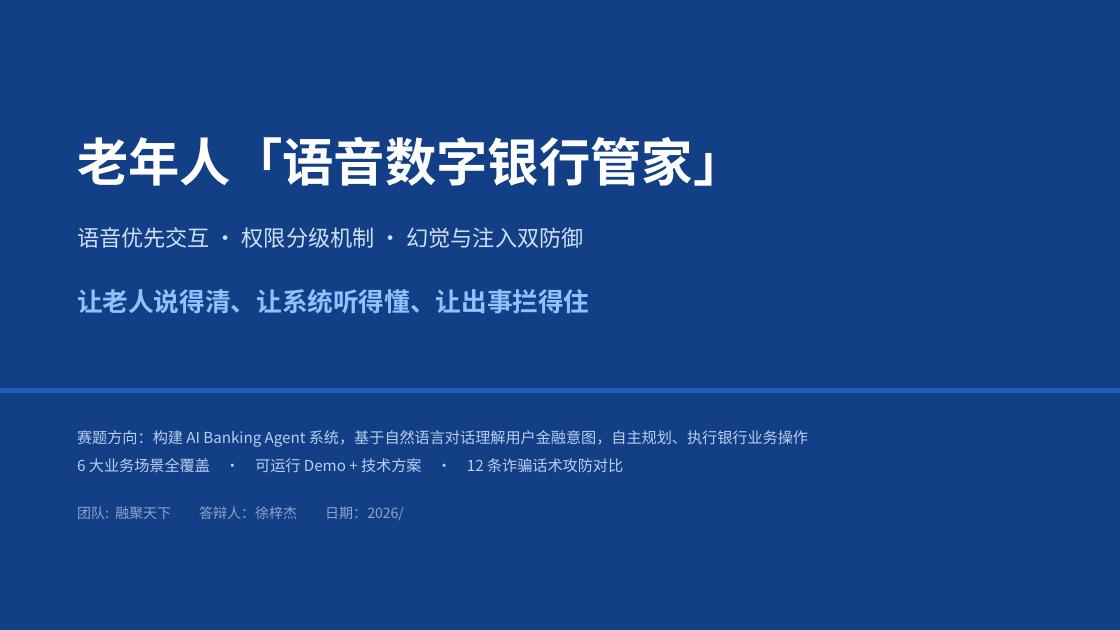
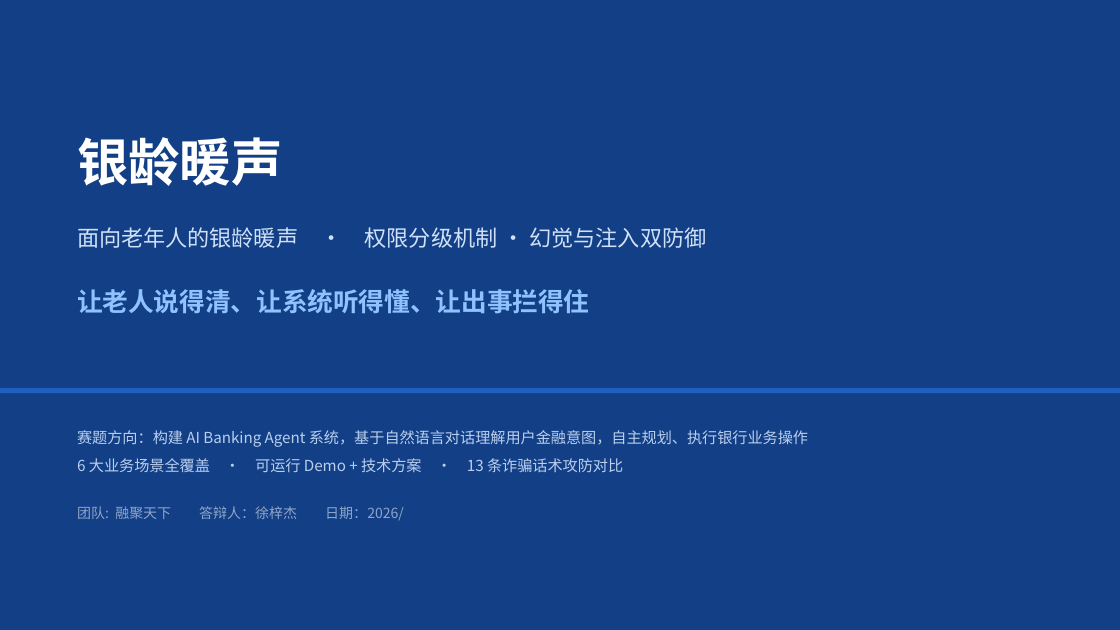
Before and after one commit to Xu7-tech/elder-voice-bank-agent, a slide deck: slide 1 of deliverables/作品介绍.pptx. Drawn at 1120x630 pixels with LibreOffice and Linux fonts; fonts in the diff are those of the drawing. Boxes give left, top, right and bottom in pixels: in the first picture for what was removed or moved away, otherwise in the second. Text is boxed around its words. In the diff, an @@ line names an element or a change of style, - is before the commit and + after.

Commit message:
项目更名为「银龄暖声」，仓库同步为 elder-voice-bank-agent：更新 README 标题与项目简介（定位/核心能力/应用场景）、前端顶栏品牌、FastAPI 标题、架构图、PPT 封面；修正剧本数量 12→13；新增可复用的 PPT 指标同步脚本

```diff
--- a/deliverables/作品介绍.pptx
+++ b/deliverables/作品介绍.pptx
@@ text at (77,137,282,186): text changed @@
-老年人「语音数字银行管家」
+银龄暖声
@@ text at (77,227,706,248): text changed @@
-语音优先交互 · 权限分级机制 · 幻觉与注入双防御
+面向老年人的银龄暖声 · 权限分级机制 · 幻觉与注入双防御
@@ text at (77,458,623,472): text changed @@
-6 大业务场景全覆盖 · 可运行 Demo + 技术方案 · 12 条诈骗话术攻防对比
+6 大业务场景全覆盖 · 可运行 Demo + 技术方案 · 13 条诈骗话术攻防对比
```
Also in this commit, not shown: 1 other slide changed, 13 other files.
